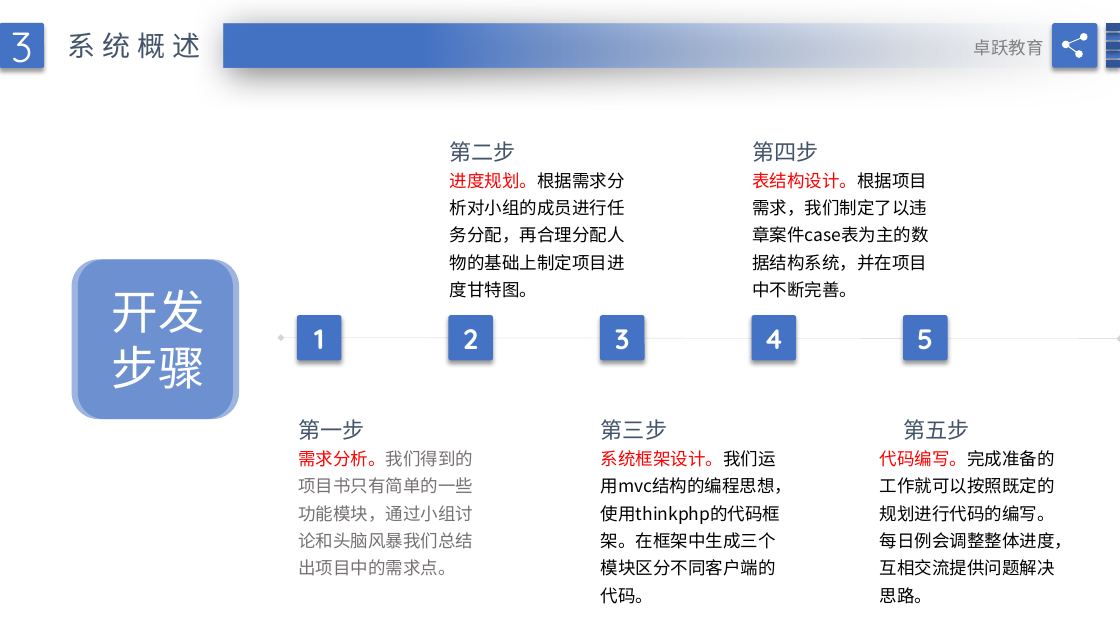
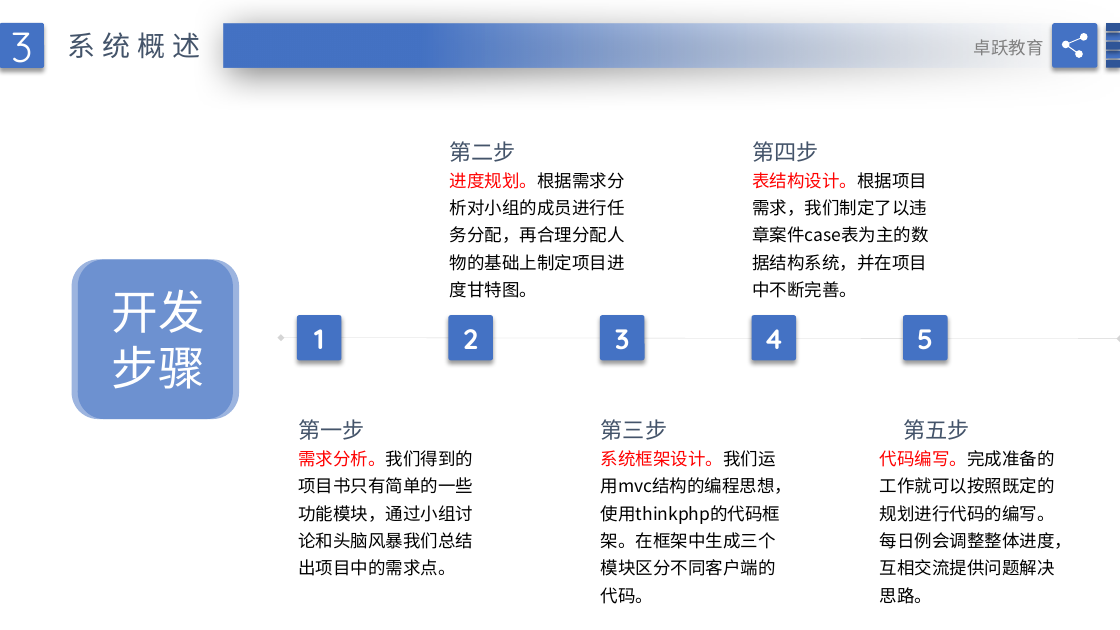
Before and after one commit to TestingTestings/Project_4, a slide deck: slide 22 of doc/简洁蓝色毕业论文答辩PPT模版.pptx. Drawn at 1120x630 pixels with LibreOffice and Linux fonts; fonts in the diff are those of the drawing; background and template pictures are left out. Boxes give left, top, right and bottom in pixels: in the first picture for what was removed or moved away, otherwise in the second. Text is boxed around its words. In the diff, an @@ line names an element or a change of style, - is before the commit and + after.

```diff
--- a/doc/简洁蓝色毕业论文答辩PPT模版.pptx
+++ b/doc/简洁蓝色毕业论文答辩PPT模版.pptx
@@ text "需求分析。我们得到的项目书只有简单的一些功能模块，通过小组讨论和头脑风暴我们总结出项目中的需求点。" at (298,450,473,576): text colour #767171 to #000000 in "需求分析。我们得到的项目书只有简单的一些功能模块，通过小组讨论和头脑风暴我们总结出项目中的需求点。" @@
```
Also in this commit, not shown: 6 other slides changed, 3 slides added.
